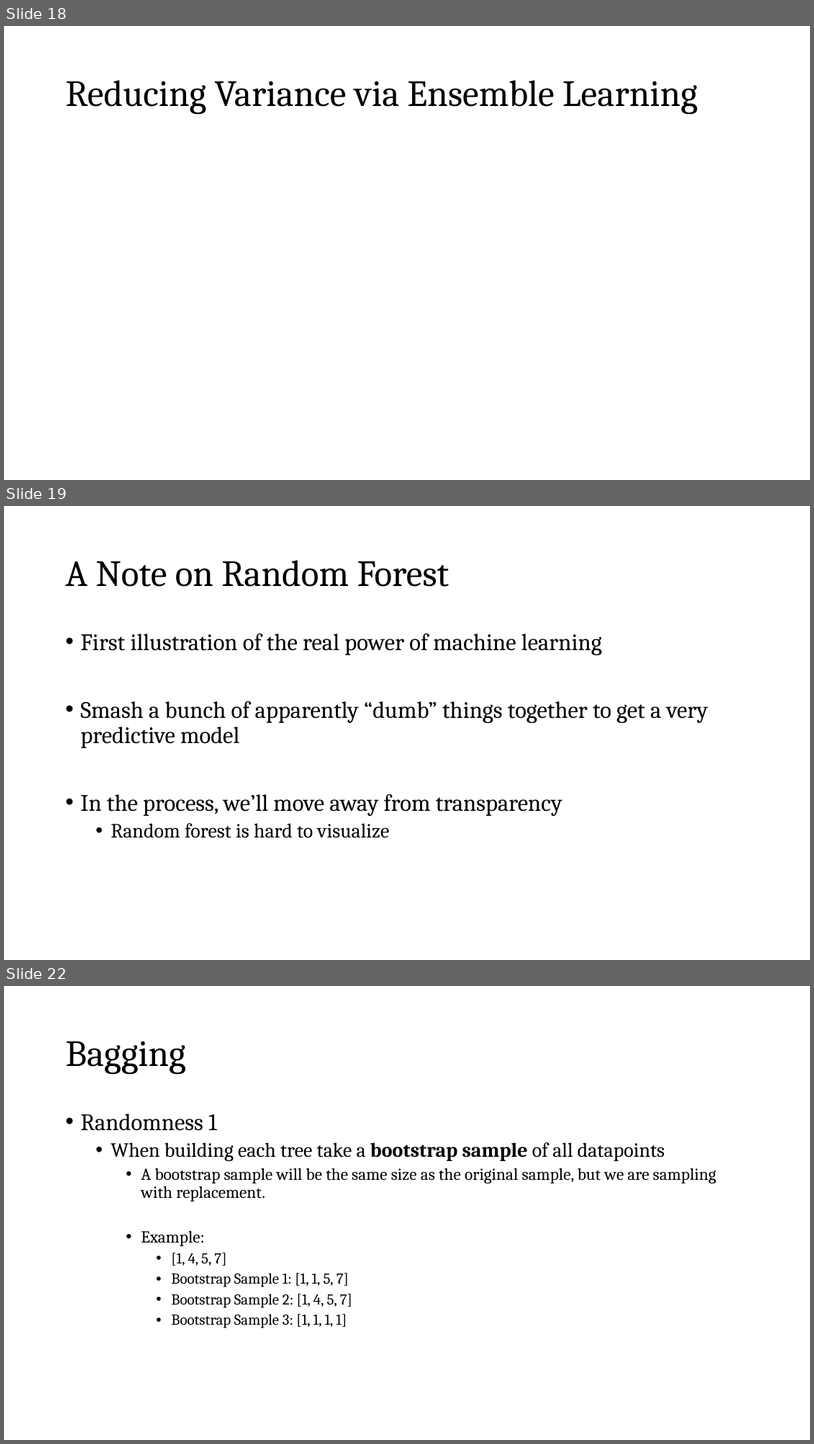
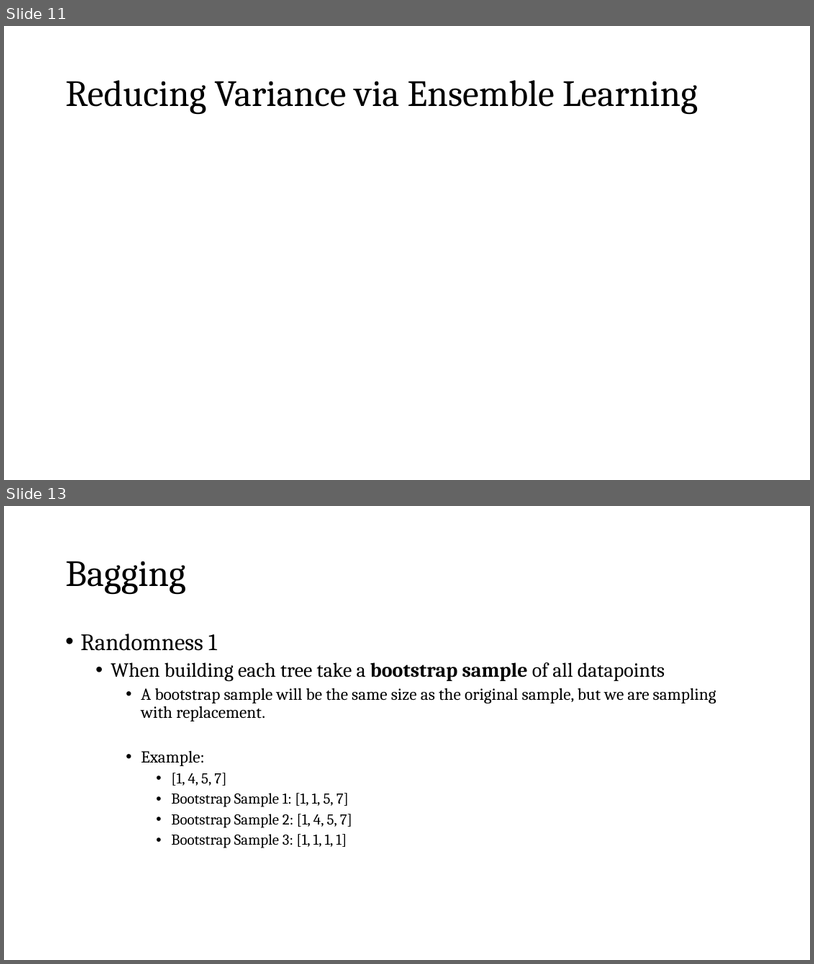
Before and after one commit to zjelveh/zjelveh.github.io, a slide deck: files/inst414_spring2026/lectures/lecture_9a_RF.pptx. Shown one above the other, each under a label of ours: slides 18, 19 and 22 before the commit, slides 11 and 13 after it; the slides between them are not shown. The pictures are 814x1444 and 814x964 pixels, drawn with LibreOffice and Linux fonts; fonts in the diff are those of the drawing; grey boxes stand for pictures. Boxes give left, top, right and bottom in pixels: in the first picture for what was removed or moved away, otherwise in the second. Text is boxed around its words. In the diff, an @@ line names an element or a change of style, - is before the commit and + after.

```diff
--- a/files/inst414_spring2026/lectures/lecture_9a_RF.pptx
+++ b/files/inst414_spring2026/lectures/lecture_9a_RF.pptx
@@ slide 19 removed at (4,506,810,960), background #FFFFFF @@
@@ title removed at (65,560,450,587) @@
-A Note on Random Forest
@@ text removed at (80,633,709,838) @@
-• First illustration of the real power of machine learning
-• Smash a bunch of apparently “dumb” things together to get a very predictive model
-• In the process, we’ll move away from transparency
-  • Random forest is hard to visualize
@@ what was slide 18 is now slide 11 @@
@@ what was slide 22 is now slide 13 @@
```
Also in this commit, not shown: 2 slides changed, 8 other slides removed, 2 other files.
